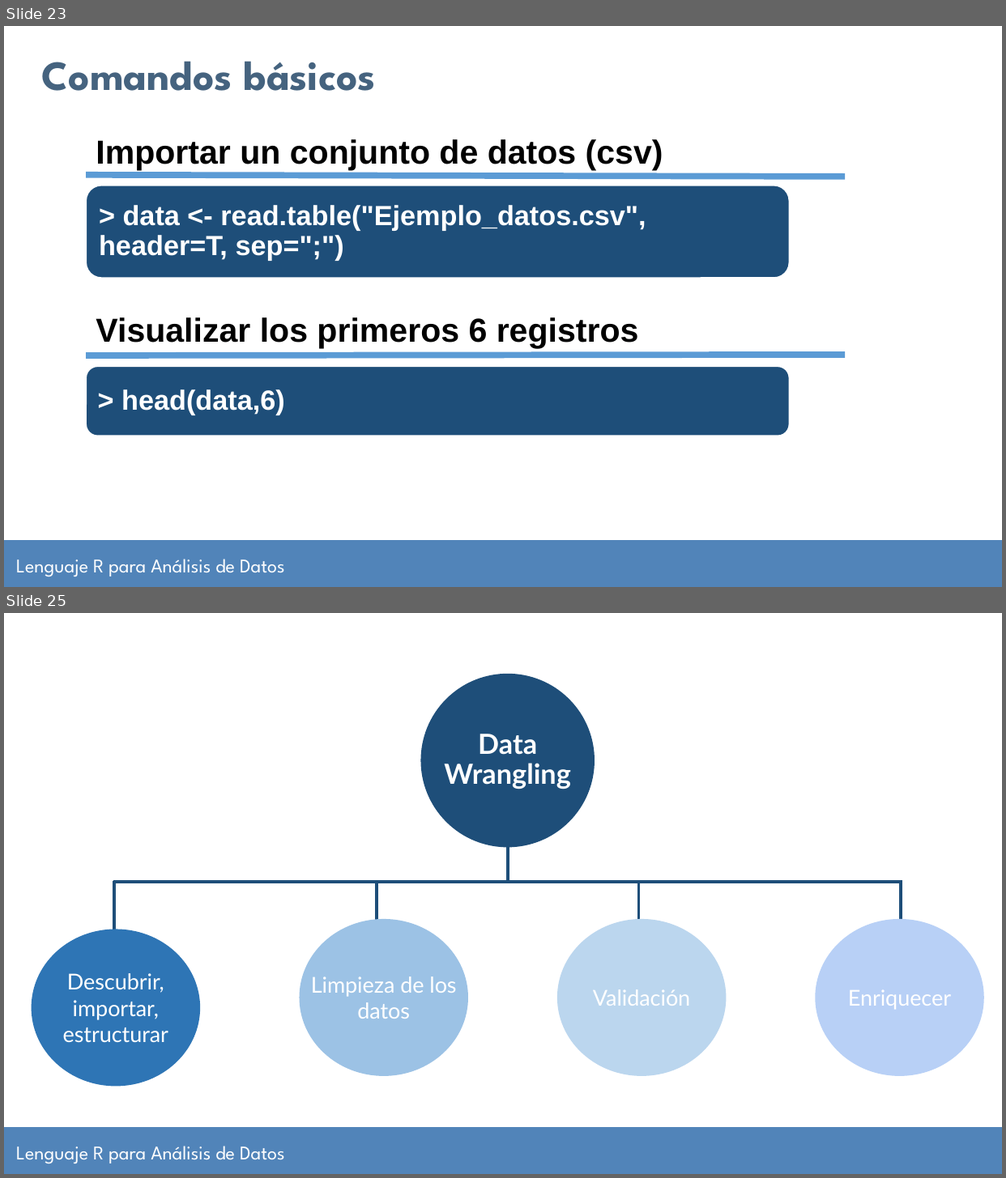
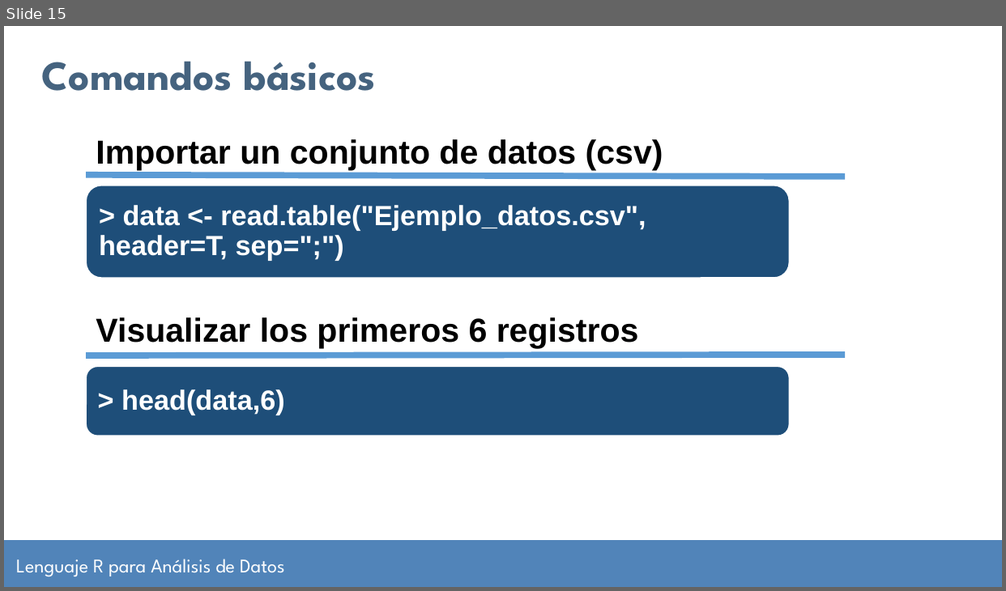
Before and after one commit to jsgarriga/curso-analisis-datos-r, a slide deck: Clase 2-ADR-28-08-2023/ManualAlumnoR_clase2.pptx. Shown one above the other, each under a label of ours: slides 23 and 25 before the commit, slide 15 after it; the slides between them are not shown. The pictures are 1006x1178 and 1006x591 pixels, drawn with LibreOffice and Linux fonts; fonts in the diff are those of the drawing; background and template pictures are left out. Boxes give left, top, right and bottom in pixels: in the first picture for what was removed or moved away, otherwise in the second. Text is boxed around its words. In the diff, an @@ line names an element or a change of style, - is before the commit and + after.

```diff
--- a/Clase 2-ADR-28-08-2023/ManualAlumnoR_clase2.pptx
+++ b/Clase 2-ADR-28-08-2023/ManualAlumnoR_clase2.pptx
@@ slide 25 removed at box(4, 613, 1002, 1174), background #FFFFFF; not listed: 2 template elements that a slide beside it also shows @@
@@ freeform shape removed at box(423, 676, 593, 845) @@
-Data Wrangling
@@ group removed at box(114, 765, 902, 984): 6 lines @@
@@ group removed at box(31, 919, 984, 1086): 4 freeform shapes @@
-Descubrir, importar, estructurar
-Enriquecer
-Limpieza de los datos
-Validación
@@ what was slide 23 is now slide 15 @@
```
Also in this commit, not shown: 42 other slides removed, 33 other files.
